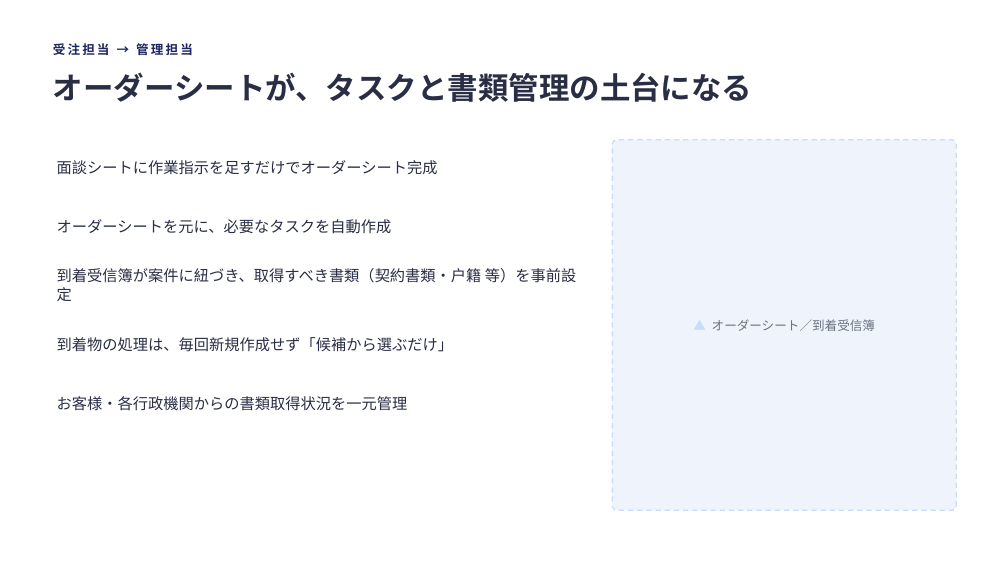
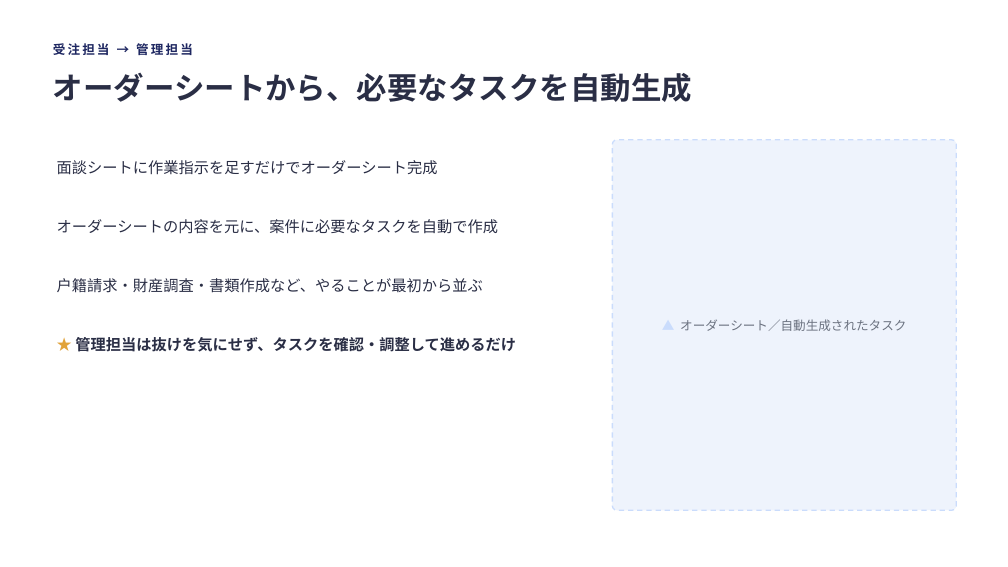
Before and after one commit to IVipcy/SouzokPlatform, a slide deck: slide 7 of docs/新システム移行説明会_rev2.pptx. Drawn at 1008x567 pixels with LibreOffice and Linux fonts; fonts in the diff are those of the drawing. Boxes give left, top, right and bottom in pixels: in the first picture for what was removed or moved away, otherwise in the second. Text is boxed around its words. In the diff, an @@ line names an element or a change of style, - is before the commit and + after.

```diff
--- a/docs/新システム移行説明会_rev2.pptx
+++ b/docs/新システム移行説明会_rev2.pptx
@@ text at (x1=53, y1=73, x2=692, y2=102): text changed @@
-オーダーシートが、タスクと書類管理の土台になる
+オーダーシートから、必要なタスクを自動生成
@@ text at (x1=57, y1=219, x2=498, y2=234): text changed @@
-• オーダーシートを元に、必要なタスクを自動作成
+• オーダーシートの内容を元に、案件に必要なタスクを自動で作成
@@ text at (x1=57, y1=278, x2=483, y2=293): text changed @@
-• 到着受信簿が案件に紐づき、取得すべき書類（契約書類・戸籍 等）を事前設定
+• 戸籍請求・財産調査・書類作成など、やることが最初から並ぶ
@@ text in rounded rectangle at (x1=680, y1=319, x2=906, y2=331): text changed @@
-▲ オーダーシート／到着受信簿
+▲ オーダーシート／自動生成されたタスク
@@ text at (x1=75, y1=337, x2=516, y2=352): text changed; bold on @@
-• 到着物の処理は、毎回新規作成せず「候補から選ぶだけ」
+★ 管理担当は抜けを気にせず、タスクを確認・調整して進めるだけ
@@ text removed at (x1=57, y1=396, x2=408, y2=411) @@
-• お客様・各行政機関からの書類取得状況を一元管理
```
Also in this commit, not shown: 1 slide added.
